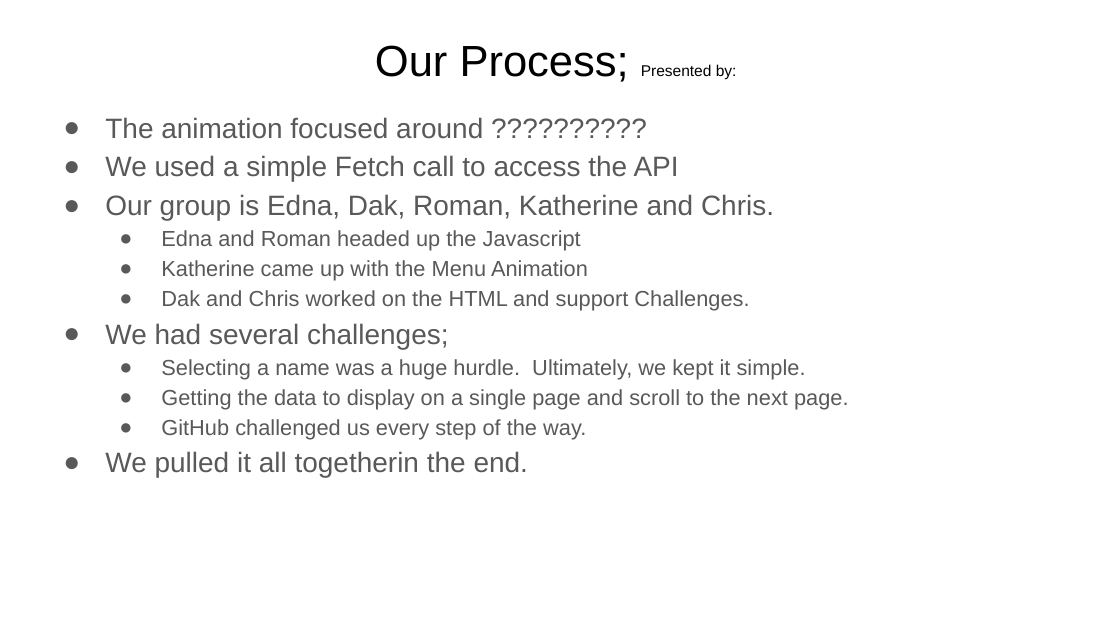
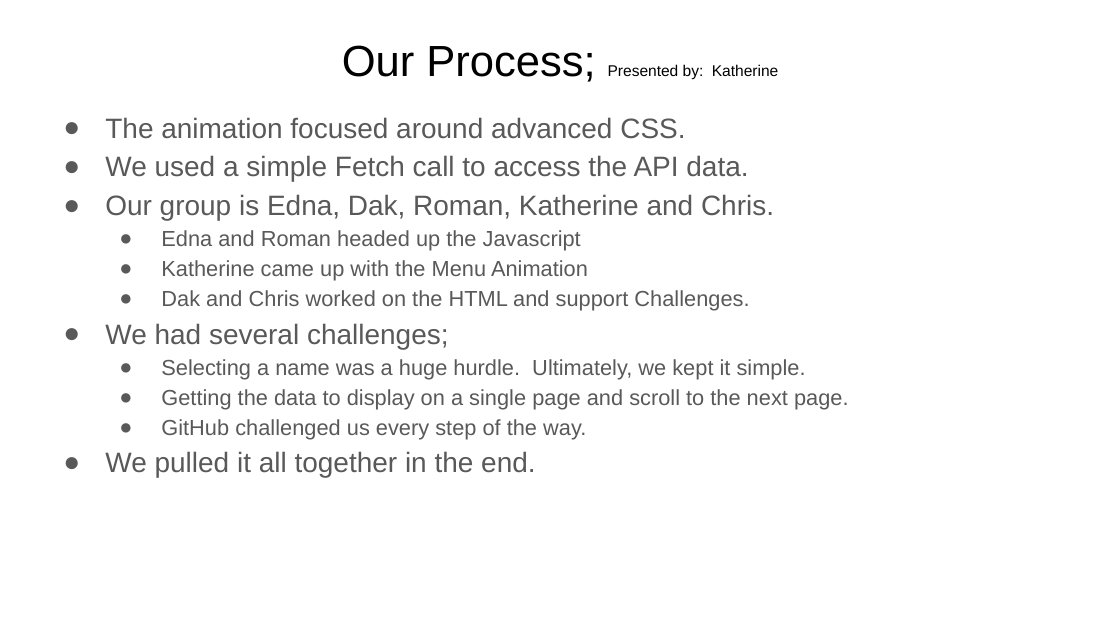
Before and after one commit to clearbusinessinsight/food-and-drink-menu, a slide deck: slide 4 of Project Food and Drink Menu.pptx. Drawn at 1120x630 pixels with LibreOffice and Linux fonts; fonts in the diff are those of the drawing. Boxes give left, top, right and bottom in pixels: in the first picture for what was removed or moved away, otherwise in the second. Text is boxed around its words. In the diff, an @@ line names an element or a change of style, - is before the commit and + after.

```diff
--- a/Project Food and Drink Menu.pptx
+++ b/Project Food and Drink Menu.pptx
@@ title at <box>342,45,778,82</box>: text changed @@
-Our Process; Presented by:
+Our Process; Presented by: Katherine
@@ text at <box>105,117,748,182</box>: text changed @@
-● The animation focused around ??????????
-● We used a simple Fetch call to access the API
+● The animation focused around advanced CSS.
+● We used a simple Fetch call to access the API data.
@@ text at <box>105,451,535,478</box>: spaces changed @@
-● We pulled it all togetherin the end.
+● We pulled it all together in the end.
```
Also in this commit, not shown: 5 other slides changed, 1 other file.
